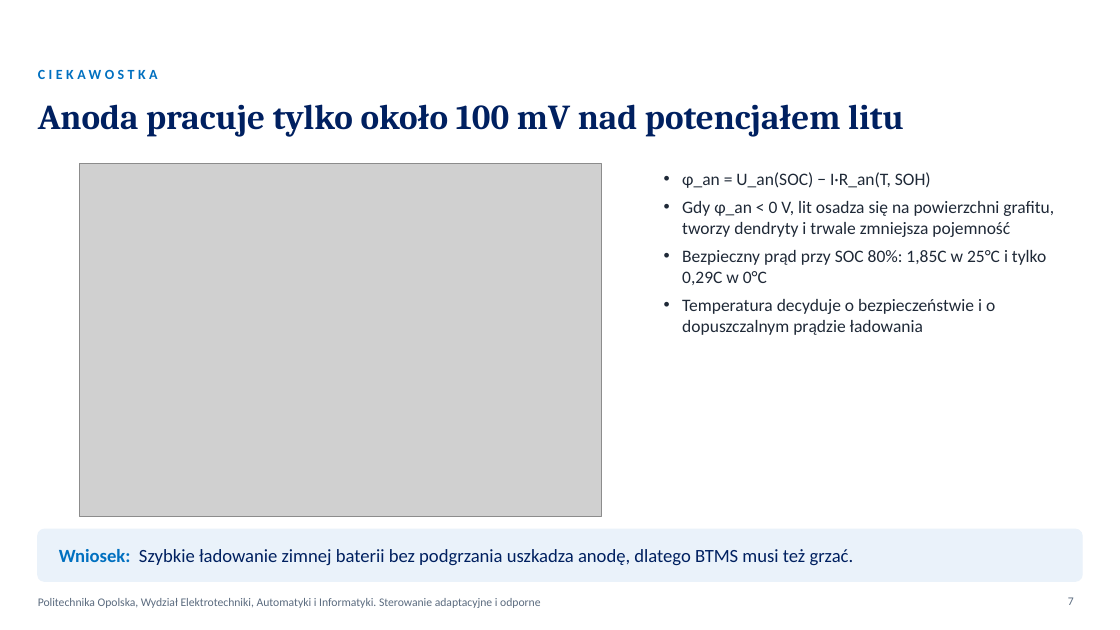
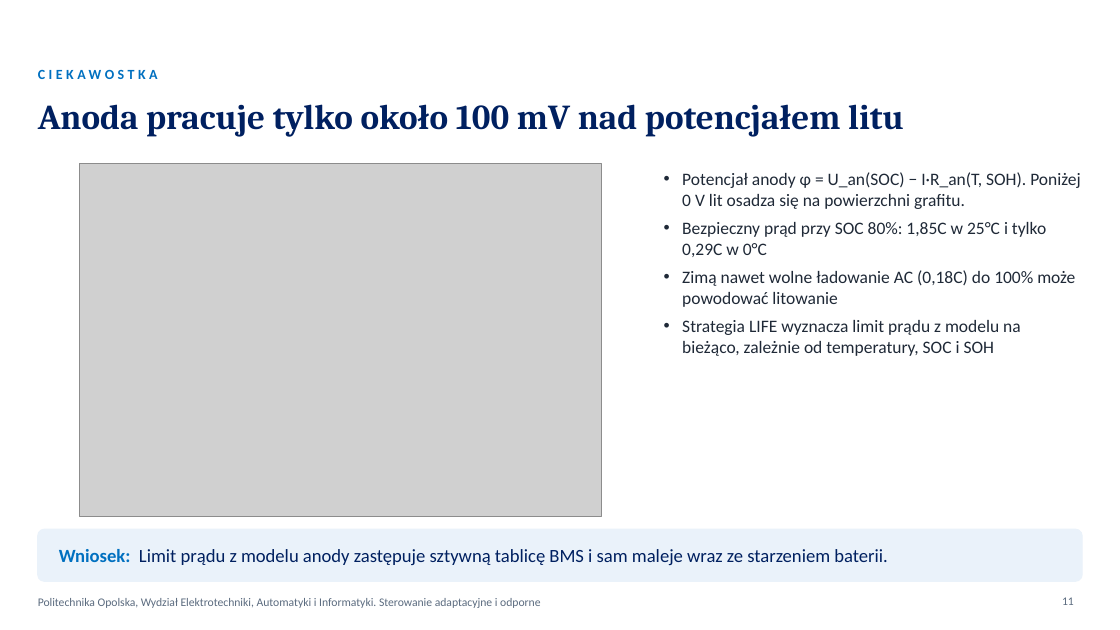
Before and after one commit to KarolFabianek/Adaptive-and-robust-control, a slide deck: slide 11 of Prezentacja/BTMS_WYKLAD_FABIANEK_FORTUNA.pptx (slide 7 before the commit). Drawn at 1120x630 pixels with LibreOffice and Linux fonts; fonts in the diff are those of the drawing; grey boxes stand for pictures; background and template pictures are left out. Boxes give left, top, right and bottom in pixels: in the first picture for what was removed or moved away, otherwise in the second. Text is boxed around its words. In the diff, an @@ line names an element or a change of style, - is before the commit and + after.

Commit message:
Jeden wykład na 45 minut z teorią i wynikami projektu
- jedna prezentacja (46 slajdów) zamiast osobnego wykładu i projektu
- nowe slajdy teoretyczne: model 1RC i CC-CV, czynniki przyspieszenia
  starzenia, obserwator temperatury rdzenia, metoda RLS, pętla SOH
- jeden skrypt SKRYPT_WYKLADU.md z podziałem na osoby, przebiegiem
  wykładu i miejscami czterech pokazów w MATLAB-ie

```diff
--- a/Prezentacja/BTMS_WYKLAD_FABIANEK_FORTUNA.pptx
+++ b/Prezentacja/BTMS_WYKLAD_FABIANEK_FORTUNA.pptx
@@ text at [682,172,1080,209]: text changed @@
-• φ_an = U_an(SOC) − I·R_an(T, SOH)
-• Gdy φ_an < 0 V, lit osadza się na powierzchni grafitu, tworzy dendryty i trwale zmniejsza pojemność
+• Potencjał anody φ = U_an(SOC) − I·R_an(T, SOH). Poniżej 0 V lit osadza się na powierzchni grafitu.
@@ text at [682,270,1075,356]: text changed @@
-• Temperatura decyduje o bezpieczeństwie i o dopuszczalnym prądzie ładowania
+• Zimą nawet wolne ładowanie AC (0,18C) do 100% może powodować litowanie
+• Strategia LIFE wyznacza limit prądu z modelu na bieżąco, zależnie od temperatury, SOC i SOH
@@ text at [59,549,888,565]: text changed @@
-Wniosek: Szybkie ładowanie zimnej baterii bez podgrzania uszkadza anodę, dlatego BTMS musi też grzać.
+Wniosek: Limit prądu z modelu anody zastępuje sztywną tablicę BMS i sam maleje wraz ze starzeniem baterii.
@@ page number at [1062,597,1074,605]: text changed @@
-7
+11
```
Also in this commit, not shown: 8 other slides changed, 24 slides added, 5 slides removed, 7 other files.
